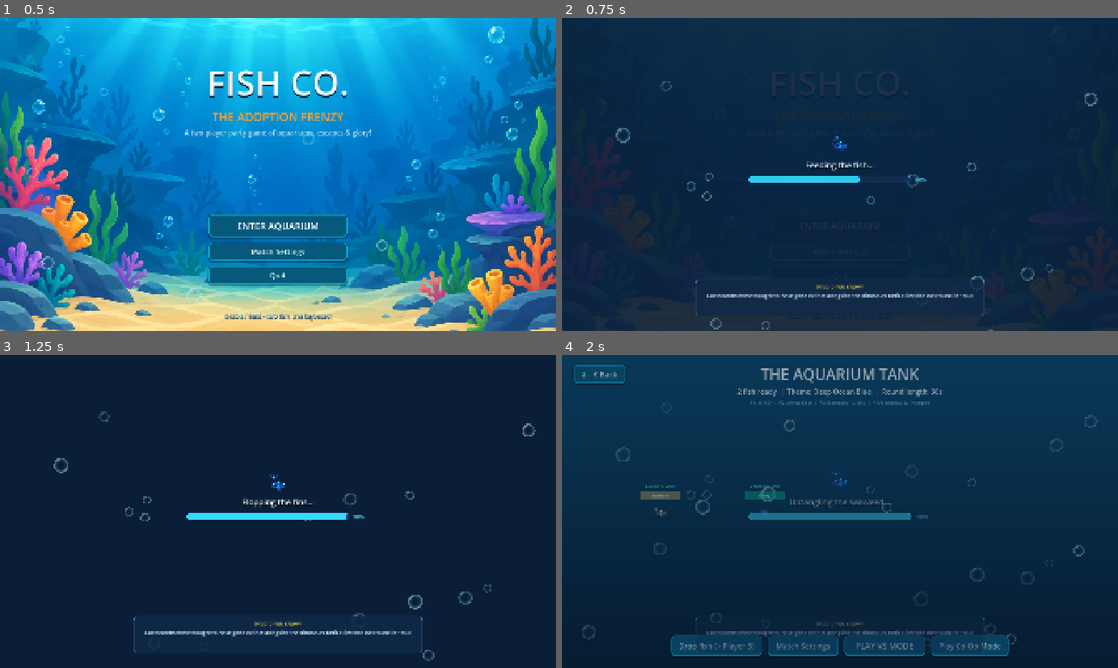
Above: before the commit, frames 1-4 (two rows, left to right).
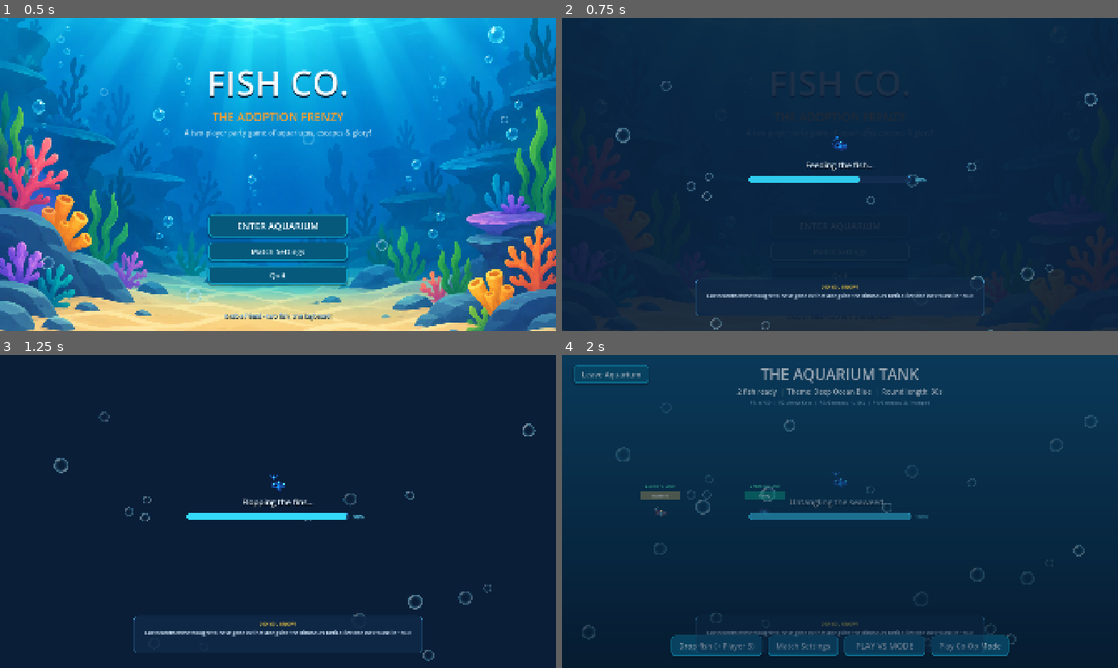
Above: after the commit, the same moments.

Repository: AJGalario/Group03-Fish-Co
Game: Godot game, scene res://scenes/main_menu/MainMenu.tscn
Two runs of this game, one before a commit and one after it. Both use one fixed random seed, a clock stepped at 60 frames per second and the inputs below.
Inputs:
- Up to frame 1 (0.5 s): no input
- Up to frame 2 (0.75 s): click "Match Settings" at 0.5 s
- Up to frame 3 (1.25 s): no input
- Up to frame 4 (2 s): click "ENTER AQUARIUM" at 1.25 s

Frame 1 is identical in both runs. In frame 2, less than 0.1% of the frame differs, in the area x 45-55%, y 85-87%; in frame 3, less than 0.1%; in frame 4, 0.2%, in the area x 3-55%, y 3-87%.

Commit message:
texts

Diff:
--- a/autoloads/SceneLoader.gd
+++ b/autoloads/SceneLoader.gd
@@ -11,17 +11,17 @@
 
 const FISH_FACTS : Array[String] = [
 	"Flying fish have wing-like pectoral fins that let them glide over 600 feet across open ocean to escape predators!",
-	"Channel catfish have taste buds all over their entire body â€” they can taste food just by touching it with their skin!",
+	"Channel catfish have taste buds all over their entire body that they can taste food just by touching it with their skin!",
 	"Almost all fish sleep with their eyes wide open because they don't have eyelids (except for sharks)!",
-	"Fish have been swimming on Earth for over 500 million years â€” long before dinosaurs ever walked the land!",
+	"Fish have been swimming on Earth for over 500 million years, long before dinosaurs ever walked the land!",
 	"Mudskippers can walk on land using their pectoral fins and breathe air directly through their skin!",
 	"Most fish only swim forward, but triggerfish can swim forwards, backwards, and upside down with ease!",
 	"Archerfish shoot high-pressure water jets from their mouths to snipe insects off branches up to 5 feet away!",
 	"Clownfish coat themselves in a special mucus shield so that stinging sea anemones don't hurt them!",
 	"Sailfish are the fastest fish in the sea, clocking sprint speeds of up to 68 mph (110 km/h)!",
 	"Pufferfish inflate their bodies with water or air, blowing up to three times their normal size to scare predators!",
-	"Goldfish have a memory span of several months â€” completely busting the old 3-second memory myth!",
-	"Electric eels can generate electrical shocks of up to 860 volts â€” enough power to stun a horse!",
+	"Goldfish have a memory span of several monthsm completely busting the old 3-second memory myth!",
+	"Electric eels can generate electrical shocks of up to 860 volts, enough power to stun a horse!",
 	"Parrotfish secrete a cozy sleeping bag made of mucus every night to mask their scent from hungry moray eels!",
 	"Deep-sea anglerfish carry a bioluminescent glowing lure in front of their mouths to attract curious prey in the dark!",
 	"Coelacanths were thought to have gone extinct alongside the dinosaurs until a live one was found in 1938!",
@@ -212,7 +212,7 @@
 	trivia_panel.add_child(trivia_vbox)
 
 	var header_lbl = Label.new()
-	header_lbl.text = "ðŸ’¡ DID YOU KNOW?"
+	header_lbl.text = "DID YOU KNOW?"
 	header_lbl.horizontal_alignment = HORIZONTAL_ALIGNMENT_CENTER
 	header_lbl.add_theme_font_size_override("font_size", 16)
 	header_lbl.add_theme_color_override("font_color", Color(1.0, 0.82, 0.25))
--- a/project.godot
+++ b/project.godot
@@ -131,37 +131,37 @@
 }
 p4_left={
 "deadzone": 0.2,
-"events": [Object(InputEventKey,"resource_local_to_scene":false,"resource_name":"","device":16,"window_id":0,"alt_pressed":false,"shift_pressed":false,"ctrl_pressed":false,"meta_pressed":false,"pressed":false,"keycode":4194440,"physical_keycode":4194440,"key_label":0,"unicode":0,"location":0,"echo":false,"script":null)
+"events": [Object(InputEventKey,"resource_local_to_scene":false,"resource_name":"","device":-1,"window_id":0,"alt_pressed":false,"shift_pressed":false,"ctrl_pressed":false,"meta_pressed":false,"pressed":false,"keycode":4194442,"physical_keycode":0,"key_label":0,"unicode":52,"location":0,"echo":false,"script":null)
 , Object(InputEventJoypadMotion,"resource_local_to_scene":false,"resource_name":"","device":1,"axis":0,"axis_value":-1.0,"script":null)
 ]
 }
 p4_right={
 "deadzone": 0.2,
-"events": [Object(InputEventKey,"resource_local_to_scene":false,"resource_name":"","device":16,"window_id":0,"alt_pressed":false,"shift_pressed":false,"ctrl_pressed":false,"meta_pressed":false,"pressed":false,"keycode":4194442,"physical_keycode":4194442,"key_label":0,"unicode":0,"location":0,"echo":false,"script":null)
+"events": [Object(InputEventKey,"resource_local_to_scene":false,"resource_name":"","device":-1,"window_id":0,"alt_pressed":false,"shift_pressed":false,"ctrl_pressed":false,"meta_pressed":false,"pressed":false,"keycode":4194444,"physical_keycode":0,"key_label":0,"unicode":54,"location":0,"echo":false,"script":null)
 , Object(InputEventJoypadMotion,"resource_local_to_scene":false,"resource_name":"","device":1,"axis":0,"axis_value":1.0,"script":null)
 ]
 }
 p4_up={
 "deadzone": 0.2,
-"events": [Object(InputEventKey,"resource_local_to_scene":false,"resource_name":"","device":16,"window_id":0,"alt_pressed":false,"shift_pressed":false,"ctrl_pressed":false,"meta_pressed":false,"pressed":false,"keycode":4194444,"physical_keycode":4194444,"key_label":0,"unicode":0,"location":0,"echo":false,"script":null)
+"events": [Object(InputEventKey,"resource_local_to_scene":false,"resource_name":"","device":-1,"window_id":0,"alt_pressed":false,"shift_pressed":false,"ctrl_pressed":false,"meta_pressed":false,"pressed":false,"keycode":4194446,"physical_keycode":0,"key_label":0,"unicode":56,"location":0,"echo":false,"script":null)
 , Object(InputEventJoypadMotion,"resource_local_to_scene":false,"resource_name":"","device":1,"axis":1,"axis_value":-1.0,"script":null)
 ]
 }
 p4_down={
 "deadzone": 0.2,
-"events": [Object(InputEventKey,"resource_local_to_scene":false,"resource_name":"","device":16,"window_id":0,"alt_pressed":false,"shift_pressed":false,"ctrl_pressed":false,"meta_pressed":false,"pressed":false,"keycode":4194441,"physical_keycode":4194441,"key_label":0,"unicode":0,"location":0,"echo":false,"script":null)
+"events": [Object(InputEventKey,"resource_local_to_scene":false,"resource_name":"","device":-1,"window_id":0,"alt_pressed":false,"shift_pressed":false,"ctrl_pressed":false,"meta_pressed":false,"pressed":false,"keycode":4194443,"physical_keycode":0,"key_label":0,"unicode":53,"location":0,"echo":false,"script":null)
 , Object(InputEventJoypadMotion,"resource_local_to_scene":false,"resource_name":"","device":1,"axis":1,"axis_value":1.0,"script":null)
 ]
 }
 p4_jump={
 "deadzone": 0.2,
-"events": [Object(InputEventKey,"resource_local_to_scene":false,"resource_name":"","device":16,"window_id":0,"alt_pressed":false,"shift_pressed":false,"ctrl_pressed":false,"meta_pressed":false,"pressed":false,"keycode":4194444,"physical_keycode":4194444,"key_label":0,"unicode":0,"location":0,"echo":false,"script":null)
+"events": [Object(InputEventKey,"resource_local_to_scene":false,"resource_name":"","device":-1,"window_id":0,"alt_pressed":false,"shift_pressed":false,"ctrl_pressed":false,"meta_pressed":false,"pressed":false,"keycode":4194446,"physical_keycode":0,"key_label":0,"unicode":56,"location":0,"echo":false,"script":null)
 , Object(InputEventJoypadButton,"resource_local_to_scene":false,"resource_name":"","device":1,"button_index":0,"pressure":0.0,"pressed":false,"script":null)
 ]
 }
 p4_action={
 "deadzone": 0.2,
-"events": [Object(InputEventKey,"resource_local_to_scene":false,"resource_name":"","device":16,"window_id":0,"alt_pressed":false,"shift_pressed":false,"ctrl_pressed":false,"meta_pressed":false,"pressed":false,"keycode":4194441,"physical_keycode":4194441,"key_label":0,"unicode":0,"location":0,"echo":false,"script":null)
+"events": [Object(InputEventKey,"resource_local_to_scene":false,"resource_name":"","device":-1,"window_id":0,"alt_pressed":false,"shift_pressed":false,"ctrl_pressed":false,"meta_pressed":false,"pressed":false,"keycode":4194447,"physical_keycode":0,"key_label":0,"unicode":57,"location":0,"echo":false,"script":null)
 , Object(InputEventJoypadButton,"resource_local_to_scene":false,"resource_name":"","device":1,"button_index":1,"pressure":0.0,"pressed":false,"script":null)
 ]
 }
--- a/scenes/aquarium_lobby/AquariumLobby.tscn
+++ b/scenes/aquarium_lobby/AquariumLobby.tscn
@@ -1,10 +1,10 @@
-[gd_scene load_steps=3 format=3 uid="uid://c6543bnhy8765"]
+[gd_scene format=3 uid="uid://c6543bnhy8765"]
 
-[ext_resource type="Script" path="res://scenes/aquarium_lobby/AquariumLobby.gd" id="1_lobby"]
-[ext_resource type="PackedScene" path="res://scenes/aquarium_lobby/MatchSettingsDialog.tscn" id="2_settings"]
-[ext_resource type="Theme" path="res://ui/theme/FishCoTheme.tres" id="3_theme"]
+[ext_resource type="Script" uid="uid://bnlfotblyetl8" path="res://scenes/aquarium_lobby/AquariumLobby.gd" id="1_lobby"]
+[ext_resource type="PackedScene" uid="uid://dmcfgmodal123" path="res://scenes/aquarium_lobby/MatchSettingsDialog.tscn" id="2_settings"]
+[ext_resource type="Theme" uid="uid://dsn3b1ay21xmr" path="res://ui/theme/FishCoTheme.tres" id="3_theme"]
 
-[node name="AquariumLobby" type="Control"]
+[node name="AquariumLobby" type="Control" unique_id=905662787]
 layout_mode = 3
 anchors_preset = 15
 anchor_right = 1.0
@@ -14,21 +14,20 @@
 theme = ExtResource("3_theme")
 script = ExtResource("1_lobby")
 
-[node name="FishContainer" type="Node2D" parent="."]
+[node name="FishContainer" type="Node2D" parent="." unique_id=718744732]
 
-[node name="HUD" type="CanvasLayer" parent="."]
+[node name="HUD" type="CanvasLayer" parent="." unique_id=998539672]
 
-[node name="BackBtn" type="Button" parent="HUD"]
+[node name="BackBtn" type="Button" parent="HUD" unique_id=54803334]
 custom_minimum_size = Vector2(160, 52)
 offset_left = 40.0
 offset_top = 35.0
 offset_right = 200.0
 offset_bottom = 87.0
 theme = ExtResource("3_theme")
-text = "â—€ Back"
+text = "Leave Aquarium"
 
-[node name="TopBar" type="VBoxContainer" parent="HUD"]
-theme = ExtResource("3_theme")
+[node name="TopBar" type="VBoxContainer" parent="HUD" unique_id=1252225423]
 anchors_preset = 10
 anchor_right = 1.0
 offset_left = 220.0
@@ -36,22 +35,22 @@
 offset_right = -220.0
 offset_bottom = 150.0
 grow_horizontal = 2
+theme = ExtResource("3_theme")
 theme_override_constants/separation = 8
 
-[node name="Title" type="Label" parent="HUD/TopBar"]
+[node name="Title" type="Label" parent="HUD/TopBar" unique_id=1251588571]
 layout_mode = 2
 theme_override_font_sizes/font_size = 52
 text = "THE AQUARIUM TANK"
 horizontal_alignment = 1
 
-[node name="StatusLabel" type="Label" parent="HUD/TopBar"]
+[node name="StatusLabel" type="Label" parent="HUD/TopBar" unique_id=2085992025]
 layout_mode = 2
 theme_override_font_sizes/font_size = 24
 text = "2 fish ready"
 horizontal_alignment = 1
 
-[node name="BottomBar" type="HBoxContainer" parent="HUD"]
-theme = ExtResource("3_theme")
+[node name="BottomBar" type="HBoxContainer" parent="HUD" unique_id=1671551008]
 anchors_preset = 12
 anchor_top = 1.0
 anchor_right = 1.0
@@ -62,35 +61,36 @@
 offset_bottom = -40.0
 grow_horizontal = 2
 grow_vertical = 0
+theme = ExtResource("3_theme")
 theme_override_constants/separation = 20
 alignment = 1
 
-[node name="DropFishBtn" type="Button" parent="HUD/BottomBar"]
+[node name="DropFishBtn" type="Button" parent="HUD/BottomBar" unique_id=959765833]
 custom_minimum_size = Vector2(270, 64)
 layout_mode = 2
 text = "Drop fish (Add player)"
 
-[node name="SettingsBtn" type="Button" parent="HUD/BottomBar"]
+[node name="SettingsBtn" type="Button" parent="HUD/BottomBar" unique_id=1744846764]
 custom_minimum_size = Vector2(230, 64)
 layout_mode = 2
 text = "Match Settings"
 
-[node name="VsBtn" type="Button" parent="HUD/BottomBar"]
+[node name="VsBtn" type="Button" parent="HUD/BottomBar" unique_id=1434541434]
 custom_minimum_size = Vector2(280, 72)
 layout_mode = 2
 theme_override_font_sizes/font_size = 28
 text = "PLAY VS MODE"
 
-[node name="CoopBtn" type="Button" parent="HUD/BottomBar"]
+[node name="CoopBtn" type="Button" parent="HUD/BottomBar" unique_id=971309789]
 custom_minimum_size = Vector2(250, 64)
 layout_mode = 2
 text = "Play Co-Op Mode"
 
-[node name="LeaveDialogLayer" type="CanvasLayer" parent="."]
+[node name="LeaveDialogLayer" type="CanvasLayer" parent="." unique_id=1123616527]
 layer = 20
 visible = false
 
-[node name="Backdrop" type="ColorRect" parent="LeaveDialogLayer"]
+[node name="Backdrop" type="ColorRect" parent="LeaveDialogLayer" unique_id=430541651]
 anchors_preset = 15
 anchor_right = 1.0
 anchor_bottom = 1.0
@@ -98,7 +98,7 @@
 grow_vertical = 2
 color = Color(0.02, 0.06, 0.12, 0.75)
 
-[node name="DialogBox" type="PanelContainer" parent="LeaveDialogLayer"]
+[node name="DialogBox" type="PanelContainer" parent="LeaveDialogLayer" unique_id=334380879]
 custom_minimum_size = Vector2(520, 260)
 anchors_preset = 8
 anchor_left = 0.5
@@ -113,41 +113,41 @@
 grow_vertical = 2
 theme = ExtResource("3_theme")
 
-[node name="VBox" type="VBoxContainer" parent="LeaveDialogLayer/DialogBox"]
+[node name="VBox" type="VBoxContainer" parent="LeaveDialogLayer/DialogBox" unique_id=1041859911]
 layout_mode = 2
 theme_override_constants/separation = 22
 alignment = 1
 
-[node name="Title" type="Label" parent="LeaveDialogLayer/DialogBox/VBox"]
+[node name="Title" type="Label" parent="LeaveDialogLayer/DialogBox/VBox" unique_id=1229973710]
 layout_mode = 2
 theme_override_font_sizes/font_size = 38
 text = "Leave Aquarium?"
 horizontal_alignment = 1
 
-[node name="Subtitle" type="Label" parent="LeaveDialogLayer/DialogBox/VBox"]
+[node name="Subtitle" type="Label" parent="LeaveDialogLayer/DialogBox/VBox" unique_id=1283704431]
 layout_mode = 2
+theme_override_colors/font_color = Color(0.75, 0.88, 1, 0.9)
 theme_override_font_sizes/font_size = 20
-theme_override_colors/font_color = Color(0.75, 0.88, 1, 0.9)
 text = "Return to the main title screen?"
 horizontal_alignment = 1
 
-[node name="Buttons" type="HBoxContainer" parent="LeaveDialogLayer/DialogBox/VBox"]
+[node name="Buttons" type="HBoxContainer" parent="LeaveDialogLayer/DialogBox/VBox" unique_id=1656822069]
 layout_mode = 2
 theme_override_constants/separation = 24
 alignment = 1
 
-[node name="StayBtn" type="Button" parent="LeaveDialogLayer/DialogBox/VBox/Buttons"]
+[node name="StayBtn" type="Button" parent="LeaveDialogLayer/DialogBox/VBox/Buttons" unique_id=1315634473]
 custom_minimum_size = Vector2(180, 56)
 layout_mode = 2
 text = "Stay in Tank"
 
-[node name="LeaveBtn" type="Button" parent="LeaveDialogLayer/DialogBox/VBox/Buttons"]
+[node name="LeaveBtn" type="Button" parent="LeaveDialogLayer/DialogBox/VBox/Buttons" unique_id=2012844658]
 custom_minimum_size = Vector2(160, 56)
 layout_mode = 2
 text = "Leave"
 
-[node name="SettingsLayer" type="CanvasLayer" parent="."]
+[node name="SettingsLayer" type="CanvasLayer" parent="." unique_id=452996124]
 layer = 10
 
-[node name="MatchSettingsDialog" parent="SettingsLayer" instance=ExtResource("2_settings")]
+[node name="MatchSettingsDialog" parent="SettingsLayer" unique_id=456084407 instance=ExtResource("2_settings")]
 visible = false
--- a/scenes/aquarium_lobby/MatchSettingsDialog.tscn
+++ b/scenes/aquarium_lobby/MatchSettingsDialog.tscn
@@ -1,8 +1,8 @@
 [gd_scene format=3 uid="uid://dmcfgmodal123"]
 
-[ext_resource type="Script" path="res://scenes/aquarium_lobby/MatchSettingsDialog.gd" id="1_dialog"]
+[ext_resource type="Script" uid="uid://d3i0fpipkcx7i" path="res://scenes/aquarium_lobby/MatchSettingsDialog.gd" id="1_dialog"]
 
-[node name="MatchSettingsDialog" type="Control"]
+[node name="MatchSettingsDialog" type="Control" unique_id=366776090]
 layout_mode = 3
 anchors_preset = 15
 anchor_right = 1.0
@@ -11,16 +11,17 @@
 grow_vertical = 2
 script = ExtResource("1_dialog")
 
-[node name="DimOverlay" type="ColorRect" parent="."]
+[node name="DimOverlay" type="ColorRect" parent="." unique_id=1455474624]
 layout_mode = 1
 anchors_preset = 15
 anchor_right = 1.0
 anchor_bottom = 1.0
 grow_horizontal = 2
 grow_vertical = 2
-color = Color(0, 0, 0, 0.65)
+color = Color(0.15294118, 0.15294118, 0.15294118, 0)
 
-[node name="Panel" type="PanelContainer" parent="."]
+[node name="Panel" type="PanelContainer" parent="." unique_id=644594433]
+self_modulate = Color(0.38786295, 0.48927486, 1, 1)
 custom_minimum_size = Vector2(850, 700)
 layout_mode = 1
 anchors_preset = 8
@@ -35,51 +36,51 @@
 grow_horizontal = 2
 grow_vertical = 2
 
-[node name="Margin" type="MarginContainer" parent="Panel"]
+[node name="Margin" type="MarginContainer" parent="Panel" unique_id=929095200]
 layout_mode = 2
 theme_override_constants/margin_left = 40
 theme_override_constants/margin_top = 30
 theme_override_constants/margin_right = 40
 theme_override_constants/margin_bottom = 30
 
-[node name="VBox" type="VBoxContainer" parent="Panel/Margin"]
+[node name="VBox" type="VBoxContainer" parent="Panel/Margin" unique_id=88716841]
 layout_mode = 2
 theme_override_constants/separation = 20
 
-[node name="Header" type="Label" parent="Panel/Margin/VBox"]
+[node name="Header" type="Label" parent="Panel/Margin/VBox" unique_id=1800317057]
 layout_mode = 2
 theme_override_font_sizes/font_size = 36
 text = "⚙️ MATCH CONFIGURATIONS"
 horizontal_alignment = 1
 
-[node name="HSeparator1" type="HSeparator" parent="Panel/Margin/VBox"]
+[node name="HSeparator1" type="HSeparator" parent="Panel/Margin/VBox" unique_id=1325746347]
 layout_mode = 2
 
-[node name="Grid" type="GridContainer" parent="Panel/Margin/VBox"]
+[node name="Grid" type="GridContainer" parent="Panel/Margin/VBox" unique_id=1744859468]
 layout_mode = 2
 theme_override_constants/h_separation = 24
 theme_override_constants/v_separation = 16
 columns = 2
 
-[node name="BGLabel" type="Label" parent="Panel/Margin/VBox/Grid"]
+[node name="BGLabel" type="Label" parent="Panel/Margin/VBox/Grid" unique_id=538116205]
 layout_mode = 2
 theme_override_font_sizes/font_size = 22
 text = "Background Theme:"
 
-[node name="BGOption" type="OptionButton" parent="Panel/Margin/VBox/Grid"]
+[node name="BGOption" type="OptionButton" parent="Panel/Margin/VBox/Grid" unique_id=576726474]
 custom_minimum_size = Vector2(300, 45)
 layout_mode = 2
 
-[node name="TimeLabel" type="Label" parent="Panel/Margin/VBox/Grid"]
+[node name="TimeLabel" type="Label" parent="Panel/Margin/VBox/Grid" unique_id=1405789901]
 layout_mode = 2
 theme_override_font_sizes/font_size = 22
 text = "Minigame Duration:"
 
-[node name="TimeBox" type="HBoxContainer" parent="Panel/Margin/VBox/Grid"]
+[node name="TimeBox" type="HBoxContainer" parent="Panel/Margin/VBox/Grid" unique_id=1694788276]
 layout_mode = 2
 theme_override_constants/separation = 16
 
-[node name="TimeSlider" type="HSlider" parent="Panel/Margin/VBox/Grid/TimeBox"]
+[node name="TimeSlider" type="HSlider" parent="Panel/Margin/VBox/Grid/TimeBox" unique_id=1978290471]
 custom_minimum_size = Vector2(200, 30)
 layout_mode = 2
 size_flags_vertical = 4
@@ -88,86 +89,86 @@
 step = 5.0
 value = 30.0
 
-[node name="TimeValueLabel" type="Label" parent="Panel/Margin/VBox/Grid/TimeBox"]
+[node name="TimeValueLabel" type="Label" parent="Panel/Margin/VBox/Grid/TimeBox" unique_id=1553098958]
 layout_mode = 2
 theme_override_font_sizes/font_size = 20
 text = "30 sec"
 
-[node name="BotCountLabel" type="Label" parent="Panel/Margin/VBox/Grid"]
+[node name="BotCountLabel" type="Label" parent="Panel/Margin/VBox/Grid" unique_id=1899137414]
 layout_mode = 2
 theme_override_font_sizes/font_size = 22
 text = "Bot Count:"
 
-[node name="BotCountOption" type="OptionButton" parent="Panel/Margin/VBox/Grid"]
+[node name="BotCountOption" type="OptionButton" parent="Panel/Margin/VBox/Grid" unique_id=20578976]
 custom_minimum_size = Vector2(300, 45)
 layout_mode = 2
 
-[node name="BotDiffLabel" type="Label" parent="Panel/Margin/VBox/Grid"]
+[node name="BotDiffLabel" type="Label" parent="Panel/Margin/VBox/Grid" unique_id=228101606]
 layout_mode = 2
 theme_override_font_sizes/font_size = 22
 text = "Bot Difficulty:"
 
-[node name="BotDiffOption" type="OptionButton" parent="Panel/Margin/VBox/Grid"]
+[node name="BotDiffOption" type="OptionButton" parent="Panel/Margin/VBox/Grid" unique_id=1163427886]
 custom_minimum_size = Vector2(300, 45)
 layout_mode = 2
 
-[node name="HSeparator2" type="HSeparator" parent="Panel/Margin/VBox"]
+[node name="HSeparator2" type="HSeparator" parent="Panel/Margin/VBox" unique_id=610200129]
 layout_mode = 2
 
-[node name="MinigamesTitle" type="Label" parent="Panel/Margin/VBox"]
+[node name="MinigamesTitle" type="Label" parent="Panel/Margin/VBox" unique_id=1360363496]
 layout_mode = 2
 theme_override_font_sizes/font_size = 22
 text = "Enabled Minigames Playlist:"
 
-[node name="MinigameBox" type="VBoxContainer" parent="Panel/Margin/VBox"]
+[node name="MinigameBox" type="VBoxContainer" parent="Panel/Margin/VBox" unique_id=2099479850]
 layout_mode = 2
 theme_override_constants/separation = 10
 
-[node name="CheckTyping" type="CheckBox" parent="Panel/Margin/VBox/MinigameBox"]
+[node name="CheckTyping" type="CheckBox" parent="Panel/Margin/VBox/MinigameBox" unique_id=1373572630]
 layout_mode = 2
 theme_override_font_sizes/font_size = 20
 button_pressed = true
 text = "Typing Reef Race"
 
-[node name="CheckFlappy" type="CheckBox" parent="Panel/Margin/VBox/MinigameBox"]
+[node name="CheckFlappy" type="CheckBox" parent="Panel/Margin/VBox/MinigameBox" unique_id=2089579071]
 layout_mode = 2
 theme_override_font_sizes/font_size = 20
 button_pressed = true
 text = "Flappy Fish"
 
-[node name="CheckDebris" type="CheckBox" parent="Panel/Margin/VBox/MinigameBox"]
+[node name="CheckDebris" type="CheckBox" parent="Panel/Margin/VBox/MinigameBox" unique_id=1097809357]
 layout_mode = 2
 theme_override_font_sizes/font_size = 20
 button_pressed = true
 text = "Debris Dash"
 
-[node name="CheckPellet" type="CheckBox" parent="Panel/Margin/VBox/MinigameBox"]
+[node name="CheckPellet" type="CheckBox" parent="Panel/Margin/VBox/MinigameBox" unique_id=173823218]
 layout_mode = 2
 theme_override_font_sizes/font_size = 20
 button_pressed = true
 text = "Pellet Frenzy (osu!catch + Slap)"
 
-[node name="CheckLaunch" type="CheckBox" parent="Panel/Margin/VBox/MinigameBox"]
+[node name="CheckLaunch" type="CheckBox" parent="Panel/Margin/VBox/MinigameBox" unique_id=1858314839]
 layout_mode = 2
 theme_override_font_sizes/font_size = 20
 button_pressed = true
 text = "Pellet Leap (Acrobatic Jump & Catch)"
 
-[node name="HSeparator3" type="HSeparator" parent="Panel/Margin/VBox"]
+[node name="HSeparator3" type="HSeparator" parent="Panel/Margin/VBox" unique_id=328408319]
 layout_mode = 2
 
-[node name="ButtonRow" type="HBoxContainer" parent="Panel/Margin/VBox"]
+[node name="ButtonRow" type="HBoxContainer" parent="Panel/Margin/VBox" unique_id=1534208602]
 layout_mode = 2
 theme_override_constants/separation = 24
 alignment = 1
 
-[node name="SaveBtn" type="Button" parent="Panel/Margin/VBox/ButtonRow"]
+[node name="SaveBtn" type="Button" parent="Panel/Margin/VBox/ButtonRow" unique_id=1364333674]
 custom_minimum_size = Vector2(220, 55)
 layout_mode = 2
 theme_override_font_sizes/font_size = 22
 text = "💾 Save Changes"
 
-[node name="DiscardBtn" type="Button" parent="Panel/Margin/VBox/ButtonRow"]
+[node name="DiscardBtn" type="Button" parent="Panel/Margin/VBox/ButtonRow" unique_id=833468487]
 custom_minimum_size = Vector2(220, 55)
 layout_mode = 2
 theme_override_font_sizes/font_size = 22
--- a/scenes/main_menu/MainMenu.tscn
+++ b/scenes/main_menu/MainMenu.tscn
@@ -1,9 +1,9 @@
-[gd_scene load_steps=3 format=3 uid="uid://cb54vyh3qm541"]
+[gd_scene format=3 uid="uid://cb54vyh3qm541"]
 
-[ext_resource type="Script" path="res://scenes/main_menu/MainMenu.gd" id="1_menu"]
-[ext_resource type="Theme" path="res://ui/theme/FishCoTheme.tres" id="2_theme"]
+[ext_resource type="Script" uid="uid://coq7yr31xpayj" path="res://scenes/main_menu/MainMenu.gd" id="1_menu"]
+[ext_resource type="Theme" uid="uid://dsn3b1ay21xmr" path="res://ui/theme/FishCoTheme.tres" id="2_theme"]
 
-[node name="MainMenu" type="Control"]
+[node name="MainMenu" type="Control" unique_id=513475656]
 layout_mode = 3
 anchors_preset = 15
 anchor_right = 1.0
Not shown, added: scenes/coop/CoopFish.gd.uid
Not shown, added: scenes/coop/CoopHUD.gd.uid
Not shown, added: scenes/coop/elements/CoopEnemy.gd.uid
